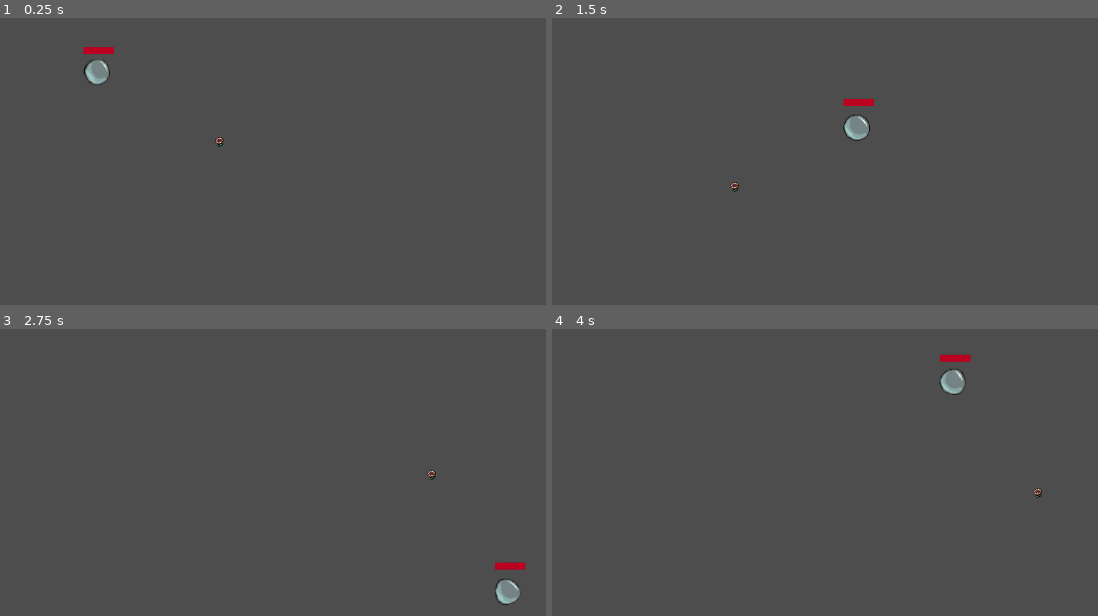
Above: before the commit, frames 1-4 (two rows, left to right).
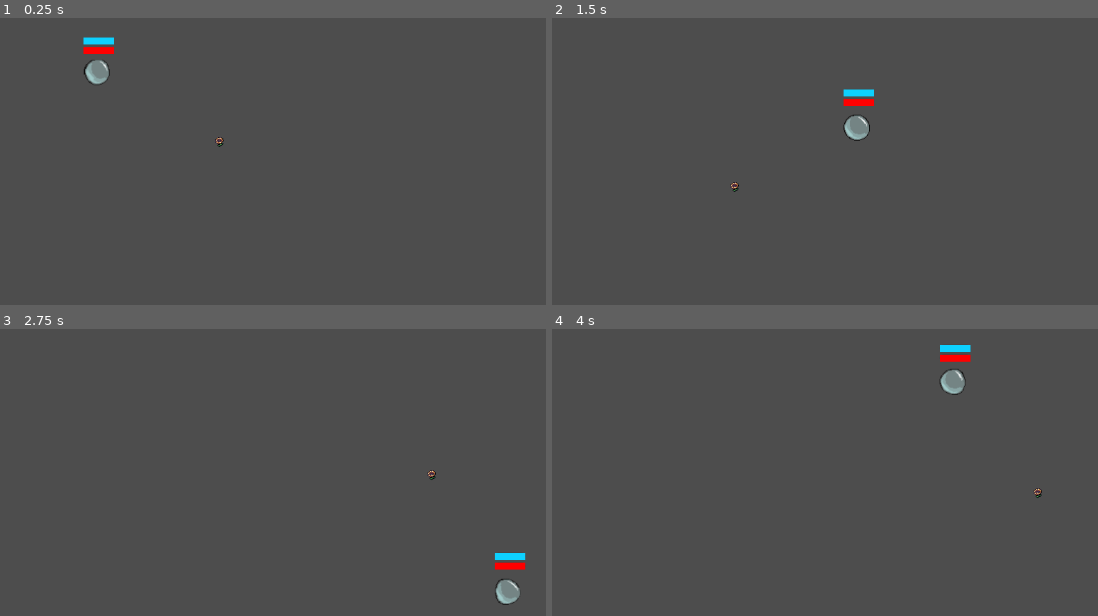
Above: after the commit, the same moments.

Repository: ConnorTamme/Bubble-Power
Game: Godot game, scene res://player.tscn
Same seed, same stepped clock (60 frames per second), same inputs: the game is played once before the commit and once after it.
Inputs (mouse positions are in pixels of both pictures, inside the frame that each line leads up to):
- Up to frame 1 (0.25 s): no input
- Up to frame 2 (1.5 s): move the mouse to (1027, 164) at 0.52 s; press the mouse at (1027, 164) at 0.53 s; hold D (p1_right) 0.53-1.28 s; move the mouse to (688, 210) at 1.27 s; release the mouse at (688, 210) at 1.28 s; hold S (p1_down) from 1.28 s (still down); tap Ctrl (p1_sneak) at 1.35 s
- Up to frame 3 (2.75 s): move the mouse to (376, 397) at 2.02 s; release S (p1_down) at 2.03 s; hold D (p1_right) from 2.03 s (still down); tap Shift (p1_sprint) at 2.1 s
- Up to frame 4 (4 s): move the mouse to (808, 587) at 2.77 s; release D (p1_right) at 2.78 s; hold W (p1_up) 2.78-3.53 s; click (808, 587) at 2.85 s; move the mouse to (1092, 564) at 3.52 s; hold A (p1_left) from 3.53 s (still down); tap Ctrl (p1_sneak) at 3.6 s

The runs differ from the first frame. In frame 1, 0.3% of the frame differs, in the area x 15-21%, y 6-13%; in frame 2, 0.3%; in frame 3, 0.3%; in frame 4, 0.3%.

Commit message:
Added shield bar and connected

Diff:
--- a/player.gd
+++ b/player.gd
@@ -69,6 +69,9 @@
 	# Connect Health bar
 	$HealthBar.max_value = maxHealth
 	$HealthBar.value = health
+	#Connect Shield bar
+	$ShieldBar.max_value = maxShield
+	$ShieldBar.value = shield
 
 	#currWeapon = $WeaponSingleton.GetPlayerWeapon()
 
--- a/player.tscn
+++ b/player.tscn
@@ -119,7 +119,10 @@
 }]
 
 [sub_resource type="StyleBoxFlat" id="StyleBoxFlat_hfbku"]
-bg_color = Color(0.736144, 0, 0.125818, 1)
+bg_color = Color(1, 0, 0, 1)
+
+[sub_resource type="StyleBoxFlat" id="StyleBoxFlat_tv17k"]
+bg_color = Color(0.0499457, 0.820884, 1, 1)
 
 [node name="CharacterController2D" type="CharacterBody2D"]
 disable_mode = 2
@@ -147,3 +150,14 @@
 step = 0.1
 value = 100.0
 show_percentage = false
+
+[node name="ShieldBar" type="ProgressBar" parent="."]
+layout_direction = 2
+offset_left = -22.0
+offset_top = -53.0
+offset_right = 22.0
+offset_bottom = -43.0
+theme_override_styles/fill = SubResource("StyleBoxFlat_tv17k")
+step = 0.1
+value = 100.0
+show_percentage = false
Not shown: 1 places in player.tscn that only renumber resources
